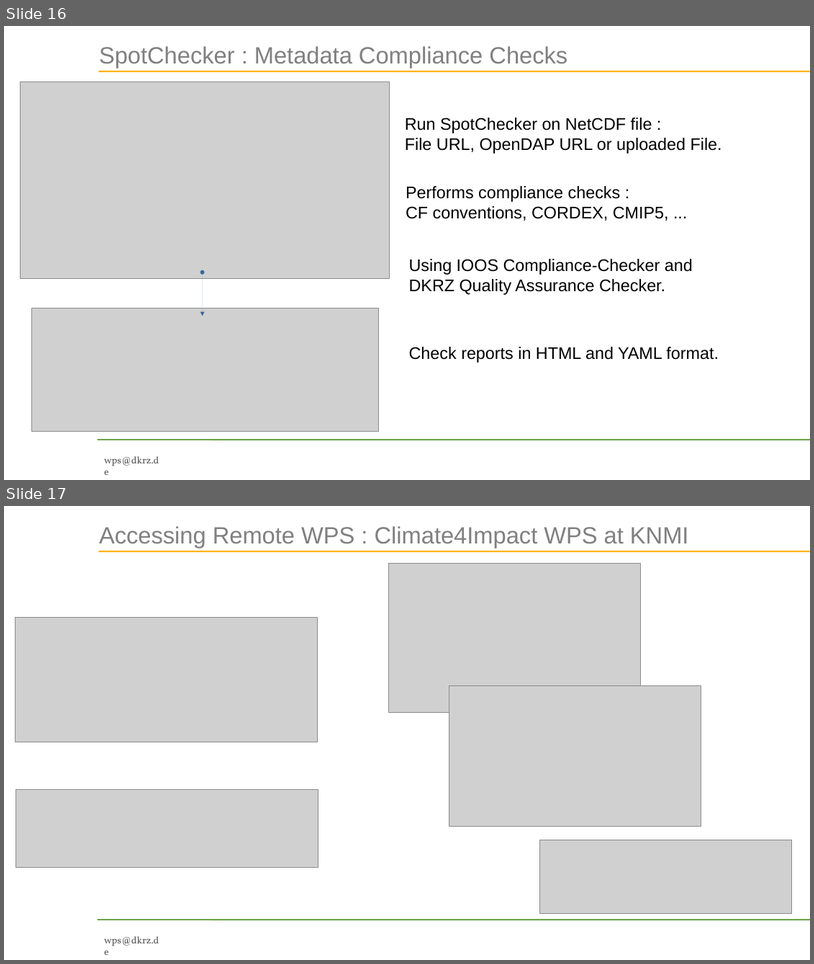
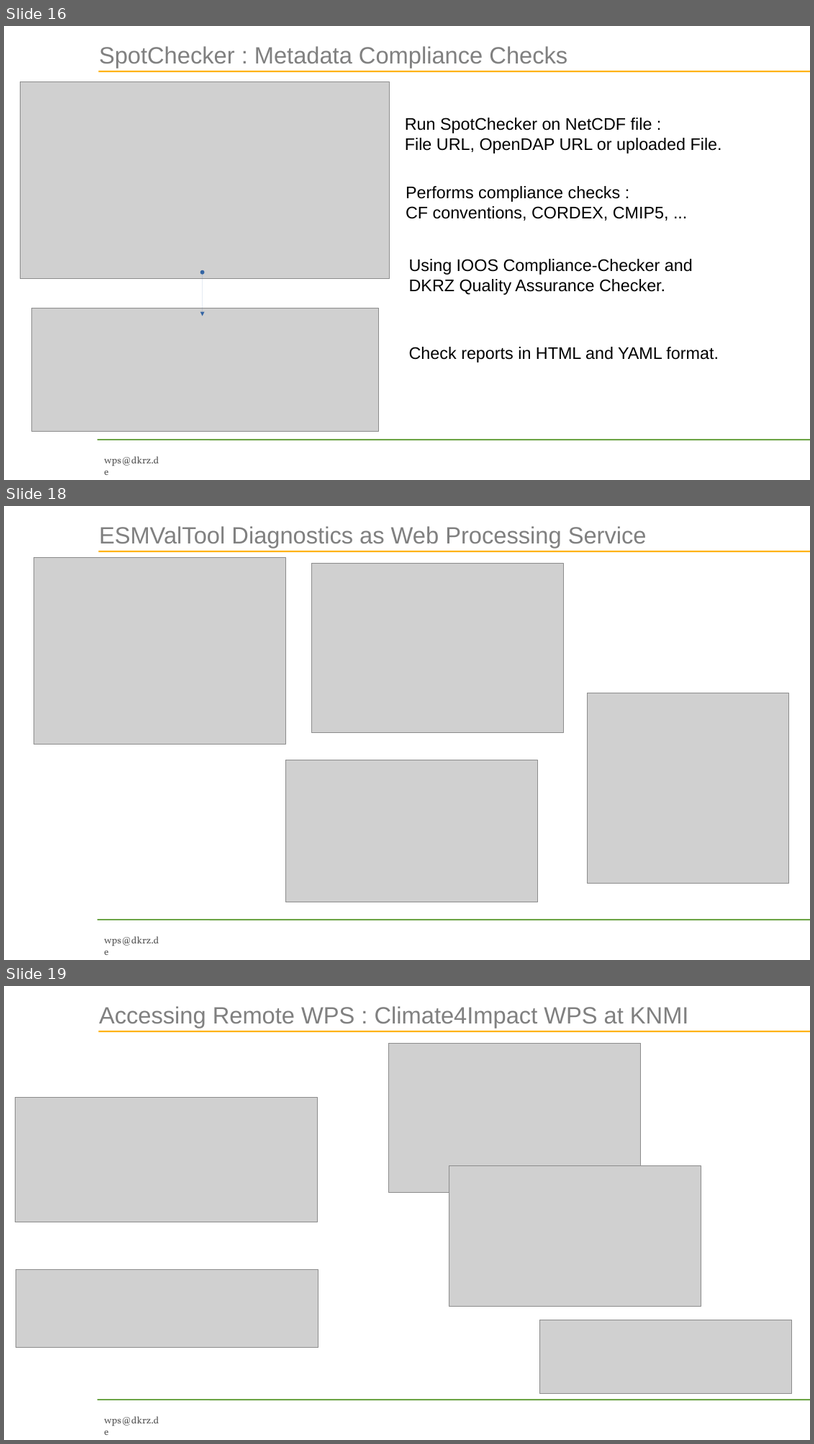
Before and after one commit to bird-house/birdhouse-docs, a slide deck: slides/birdhouse-esgf-f2f-2016/birdhouse-esgf-f2f-2016.odp. Shown one above the other, each under a label of ours: slides 16 and 17 before the commit, slides 16, 18 and 19 after it; the slides between them are not shown. The pictures are 814x964 and 814x1444 pixels, drawn with LibreOffice and Linux fonts; fonts in the diff are those of the drawing; grey boxes stand for pictures; background and template pictures are left out. Boxes give left, top, right and bottom in pixels: in the first picture for what was removed or moved away, otherwise in the second. Text is boxed around its words. In the diff, an @@ line names an element or a change of style, - is before the commit and + after.

Commit message:
added esmvaltool, copernicus, subset slides

```diff
--- a/slides/birdhouse-esgf-f2f-2016/birdhouse-esgf-f2f-2016.odp
+++ b/slides/birdhouse-esgf-f2f-2016/birdhouse-esgf-f2f-2016.odp
@@ slide 18 added at (x1=4, y1=506, x2=810, y2=960), background picture (left out); not listed: 3 template elements that a slide beside it also shows @@
@@ title added at (x1=99, y1=526, x2=647, y2=548), 33.6 pt, text #808080 @@
+ESMValTool Diagnostics as Web Processing Service
@@ picture added at (x1=34, y1=557, x2=286, y2=744) @@
@@ picture added at (x1=311, y1=563, x2=563, y2=732) @@
@@ picture added at (x1=587, y1=692, x2=789, y2=883) @@
@@ picture added at (x1=286, y1=760, x2=538, y2=902) @@
@@ what was slide 17 is now slide 19 @@
```
Also in this commit, not shown: 4 slides changed, 3 other slides added.
